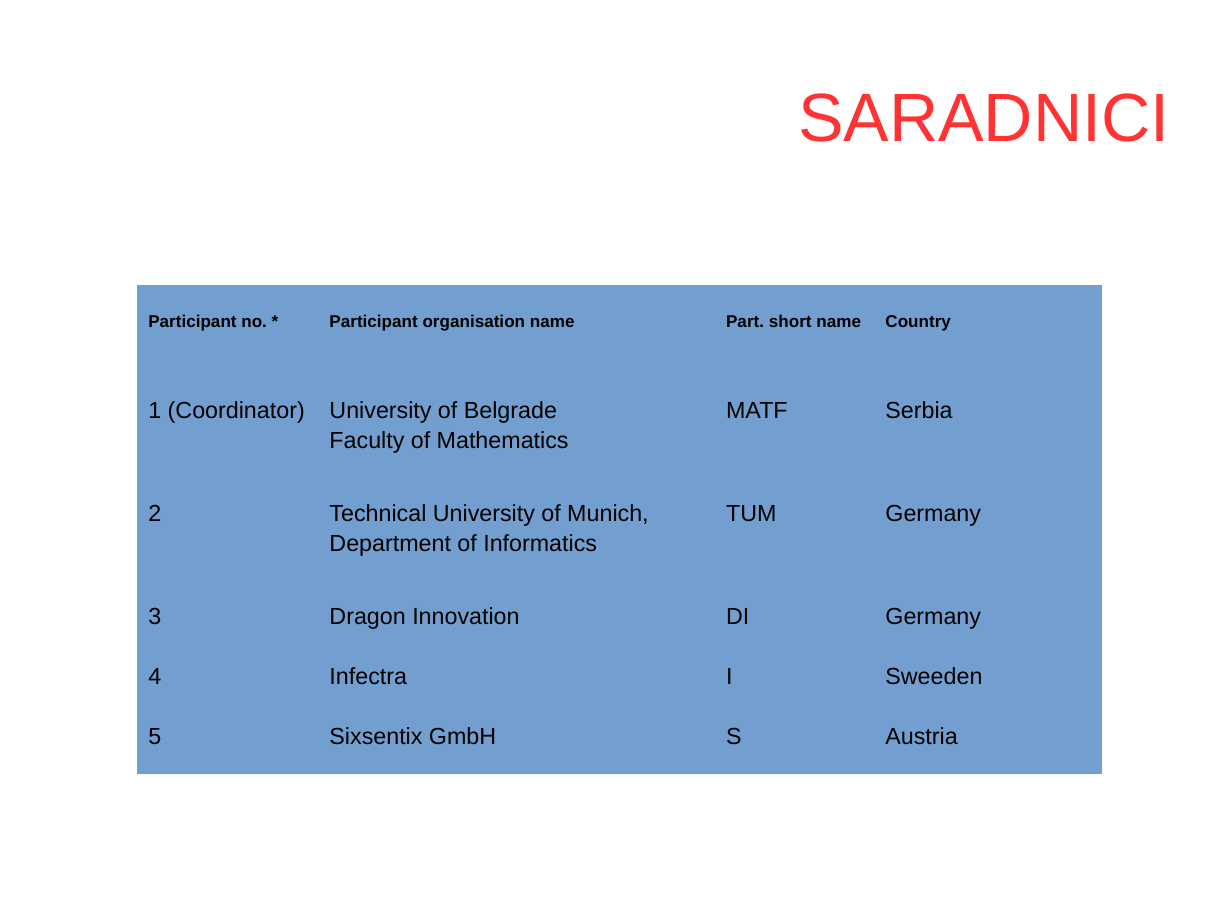
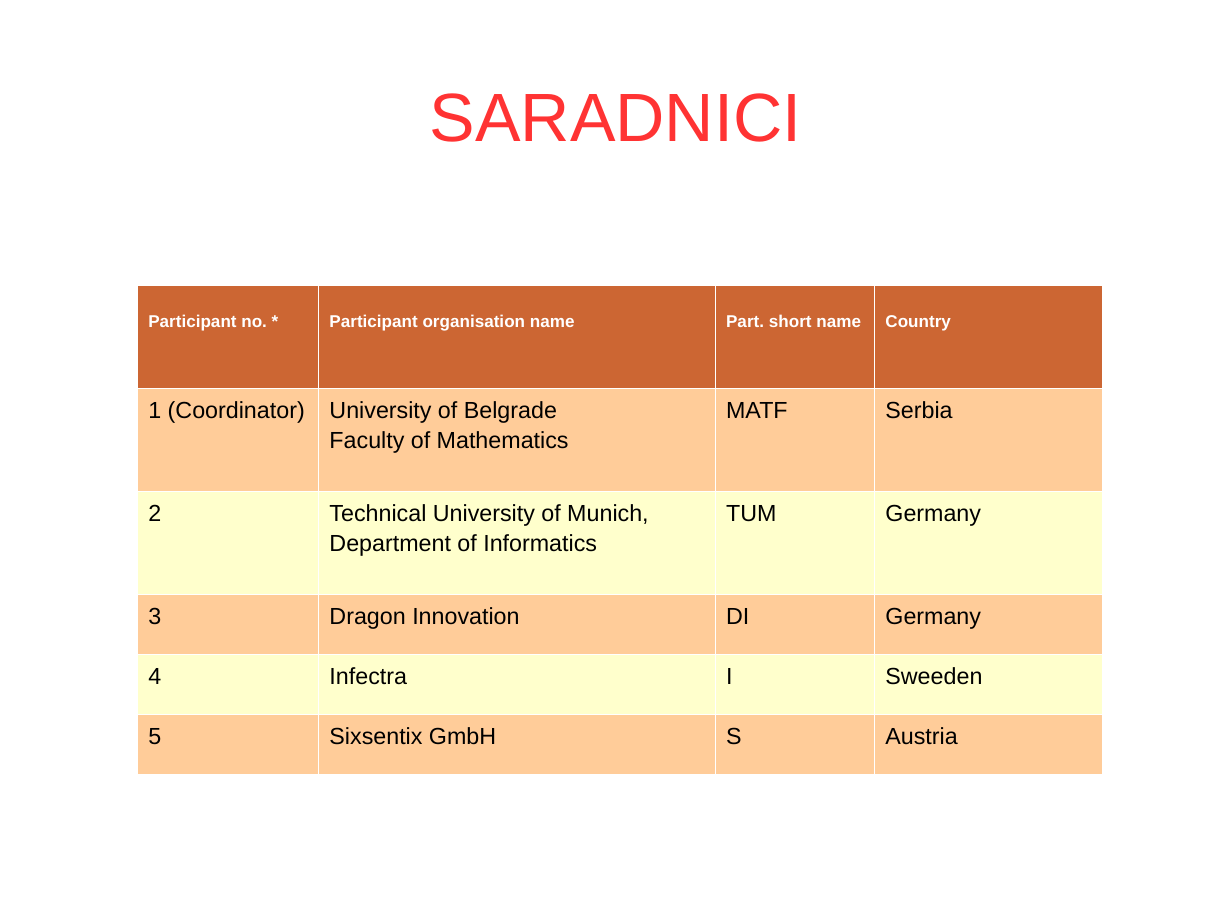
Before and after one commit to salesh/UpravljanjeProjektima, a slide deck: slide 6 of prezentacija/prezentacija.odp. Drawn at 1232x924 pixels with LibreOffice and Linux fonts; fonts in the diff are those of the drawing; background and template pictures are left out. Boxes give left, top, right and bottom in pixels: in the first picture for what was removed or moved away, otherwise in the second. Text is boxed around its words. In the diff, an @@ line names an element or a change of style, - is before the commit and + after.

```diff
--- a/prezentacija/prezentacija.odp
+++ b/prezentacija/prezentacija.odp
@@ title "SARADNICI" at box(430, 93, 801, 142): alignment right to centre @@
@@ table at box(138, 285, 1103, 775) @@
@@ fill #729FCF to #CC6633 in row 1 @@
@@ fill #729FCF to #FFCC99 in 12 cells @@
@@ fill #729FCF to #FFFFCC in 8 cells @@
@@ text colour #000000 to #FFFFFF in "Participant no. *", "Participant organisation name", "Part. short name", "Country" @@
@@ borders changed @@
```
Also in this commit, not shown: 9 other slides changed, 2 other files.
